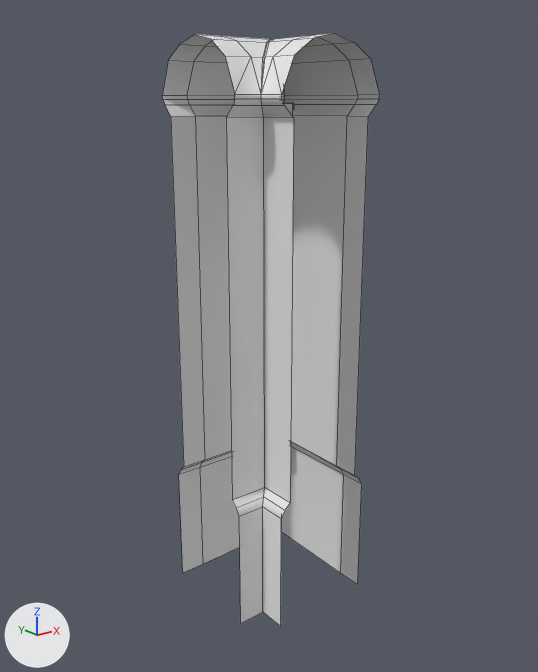
Renders of the FBX model Rigor Mortis/Assets/Models/Terrain/WallTall_Corner.fbx from each side of a commit.
The view is the same before and after, from a camera (50 mm lens) standing at (-1.373, -1.706, 1.511) and looking at (-0.071, -0.078, 0.86). The lights are fixed; the arrows at lower left show +X, +Y and +Z. Mesh edges are drawn as thin lines. Materials are left out; every surface is plain grey. Where no turn or scale is listed for an object, it has been applied to the vertices.

Before the edit, the objects in view are built like this:
```python
me_mesh = bpy.data.meshes.new('Mesh')
me_mesh.from_pydata(...)  # 115 vertices, 94 faces; spans x -0.25..0.18, y -0.25..0.17, z 0.0..1.68
me_mesh.materials.append(mat_lambert3)
ob_wall_corner = bpy.data.objects.new('Wall_Corner', me_mesh)
ob_wall_corner.location = (0.0, 0.0, 0.0)
```
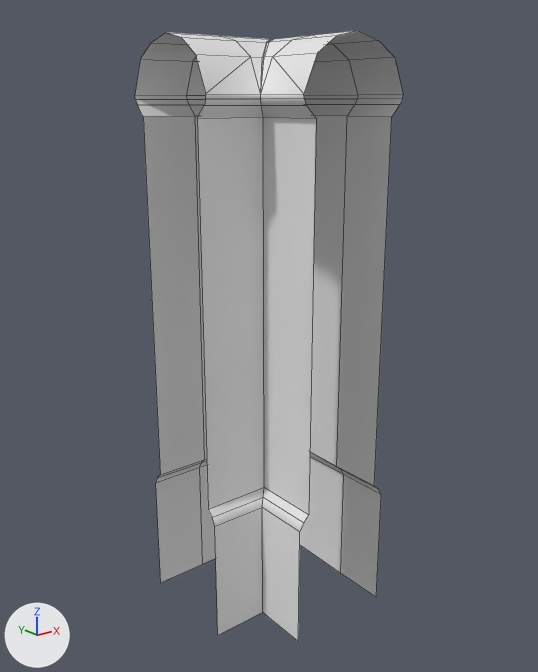
The newer file is also rescaled (x1.5), turned or shifted as a whole; pictures and numbers use the older file's frame.

Changed parts and their boxes (x1, y1, x2, y2) in the pictures (538 x 672 px; the box of a moved part takes in the faces that stretch with it):
'Wall_Corner', reshaped (23% wider)
    before: (162, 33, 379, 626)
    after: (135, 30, 403, 641)
part 1 of me_mesh, moved or reshaped
    before: (162, 34, 265, 623)
    after: (135, 32, 264, 635)
part 2 of me_mesh, moved or reshaped
    before: (261, 33, 379, 626)
    after: (261, 30, 403, 641)

Edits to the bpy script that builds the scene:
```text
Change me_mesh:
    where me_mesh.from_pydata(...)  # 115 vertices, 94 faces; spans x -0.25..0.18, y -0.25..0.17, z 0.0..1.68
    used by ob_wall_corner; location = (0.0, 0.0, 0.0)
    me_mesh part 1: all 21 vertices in x -0.25, y -0.17..0.17, z 0.0..1.68 are moved by (-0.09, 0.0, 0.0)
    me_mesh part 2: all 21 vertices in x -0.17..0.17, y -0.25, z 0.0..1.68 are moved by (0.0, -0.08, 0.0)
```
